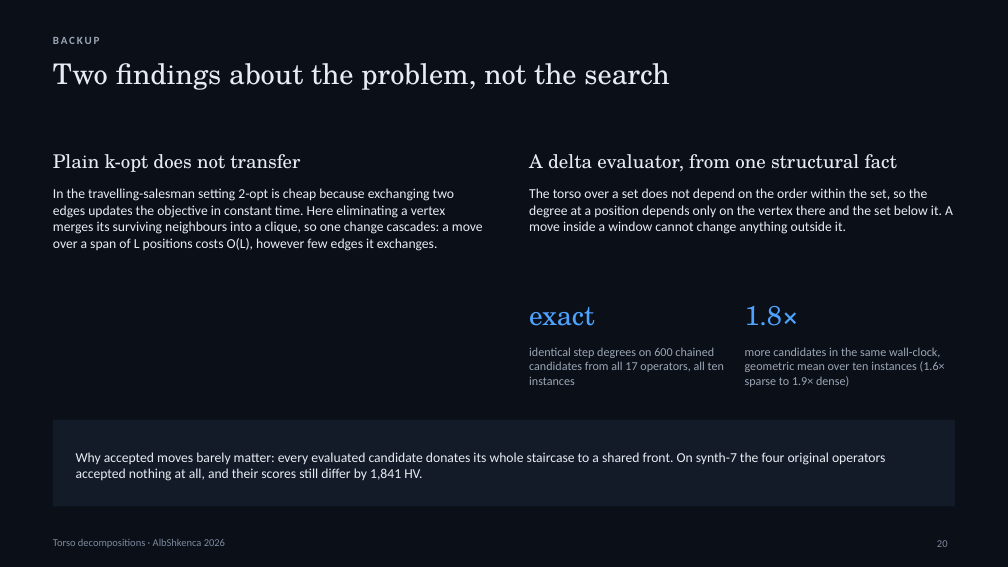
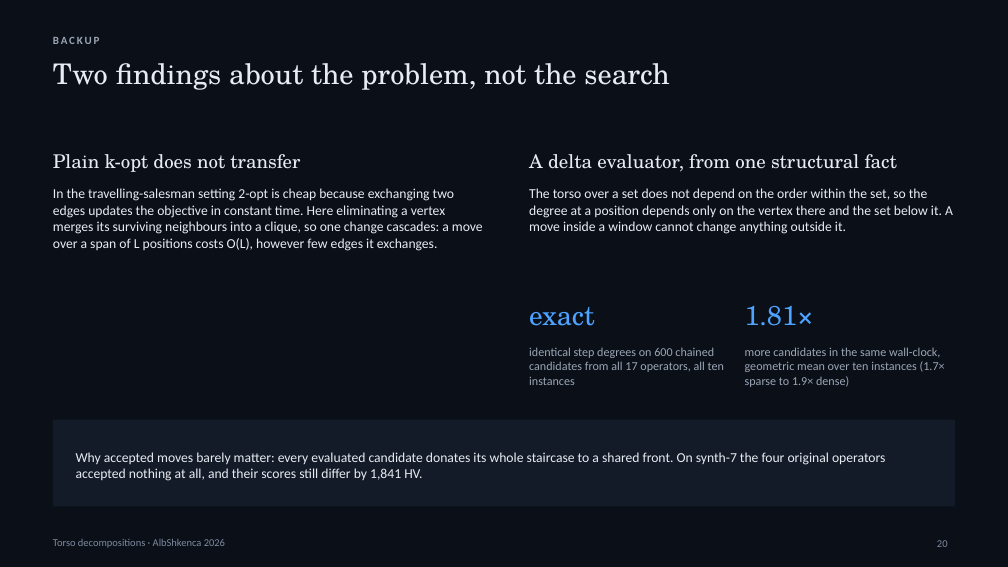
Before and after one commit to adrianymeri/SpOC3, a slide deck: slide 20 of SpOC3-Torso-Decompositions-AlbShkenca2026-EN.pptx. Drawn at 1008x567 pixels with LibreOffice and Linux fonts; fonts in the diff are those of the drawing. Boxes give left, top, right and bottom in pixels: in the first picture for what was removed or moved away, otherwise in the second. Text is boxed around its words. In the diff, an @@ line names an element or a change of style, - is before the commit and + after.

```diff
--- a/SpOC3-Torso-Decompositions-AlbShkenca2026-EN.pptx
+++ b/SpOC3-Torso-Decompositions-AlbShkenca2026-EN.pptx
@@ text at <box>745,305,814,326</box>: text changed @@
-1.8×
+1.81×
@@ text at <box>745,347,945,387</box>: text changed @@
-more candidates in the same wall-clock, geometric mean over ten instances (1.6× sparse to 1.9× dense)
+more candidates in the same wall-clock, geometric mean over ten instances (1.7× sparse to 1.9× dense)
```
Also in this commit, not shown: 2 other slides changed, 4 other files.
